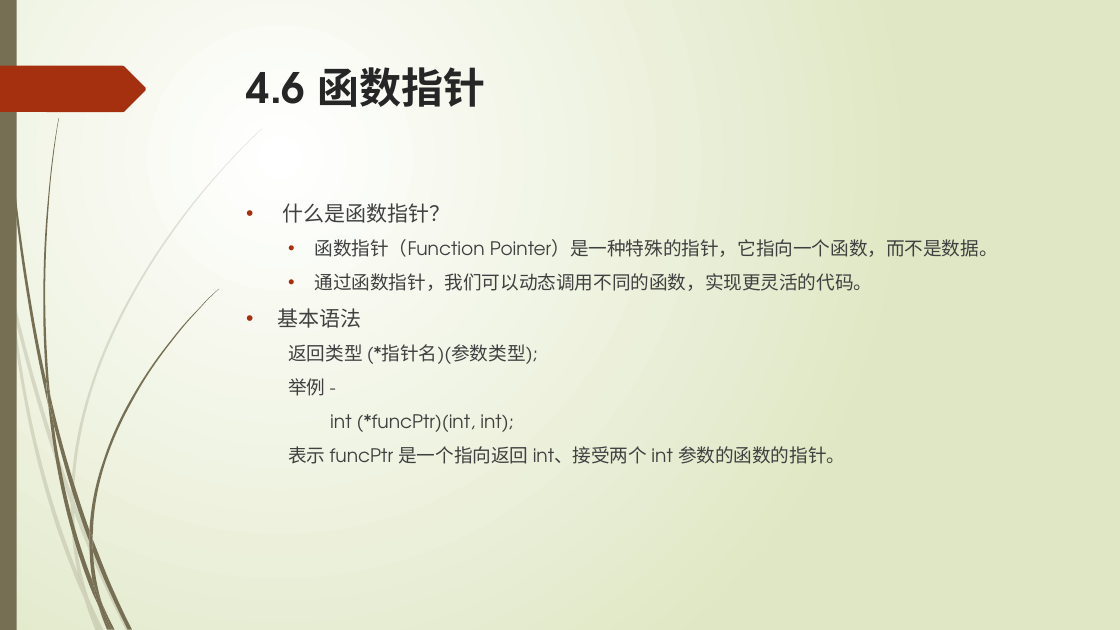
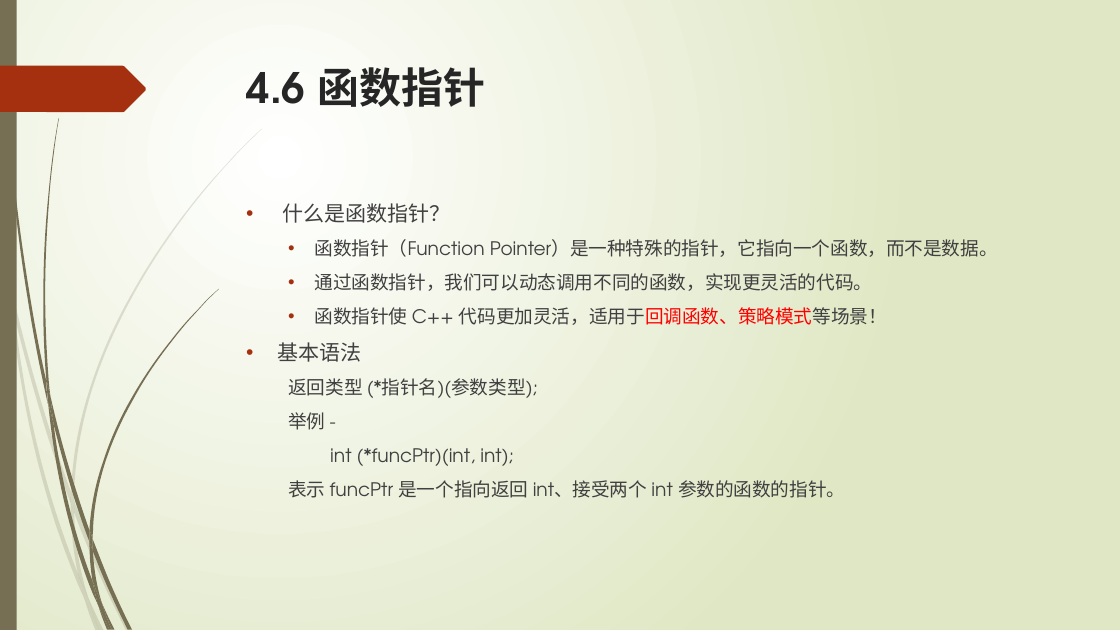
Before and after one commit to liuty2006/learn, a slide deck: slide 55 of learn_cpp/docs/C++语言培训.pptx (slide 53 before the commit). Drawn at 1120x630 pixels with LibreOffice and Linux fonts; fonts in the diff are those of the drawing. Boxes give left, top, right and bottom in pixels: in the first picture for what was removed or moved away, otherwise in the second. Text is boxed around its words. In the diff, an @@ line names an element or a change of style, - is before the commit and + after.

```diff
--- a/learn_cpp/docs/C++语言培训.pptx
+++ b/learn_cpp/docs/C++语言培训.pptx
@@ text at [315,307,887,325]: paragraph added @@
+  • 函数指针使 C++ 代码更加灵活，适用于回调函数、策略模式等场景！
```
Also in this commit, not shown: 3 other slides changed, 3 slides added, 9 other files.
